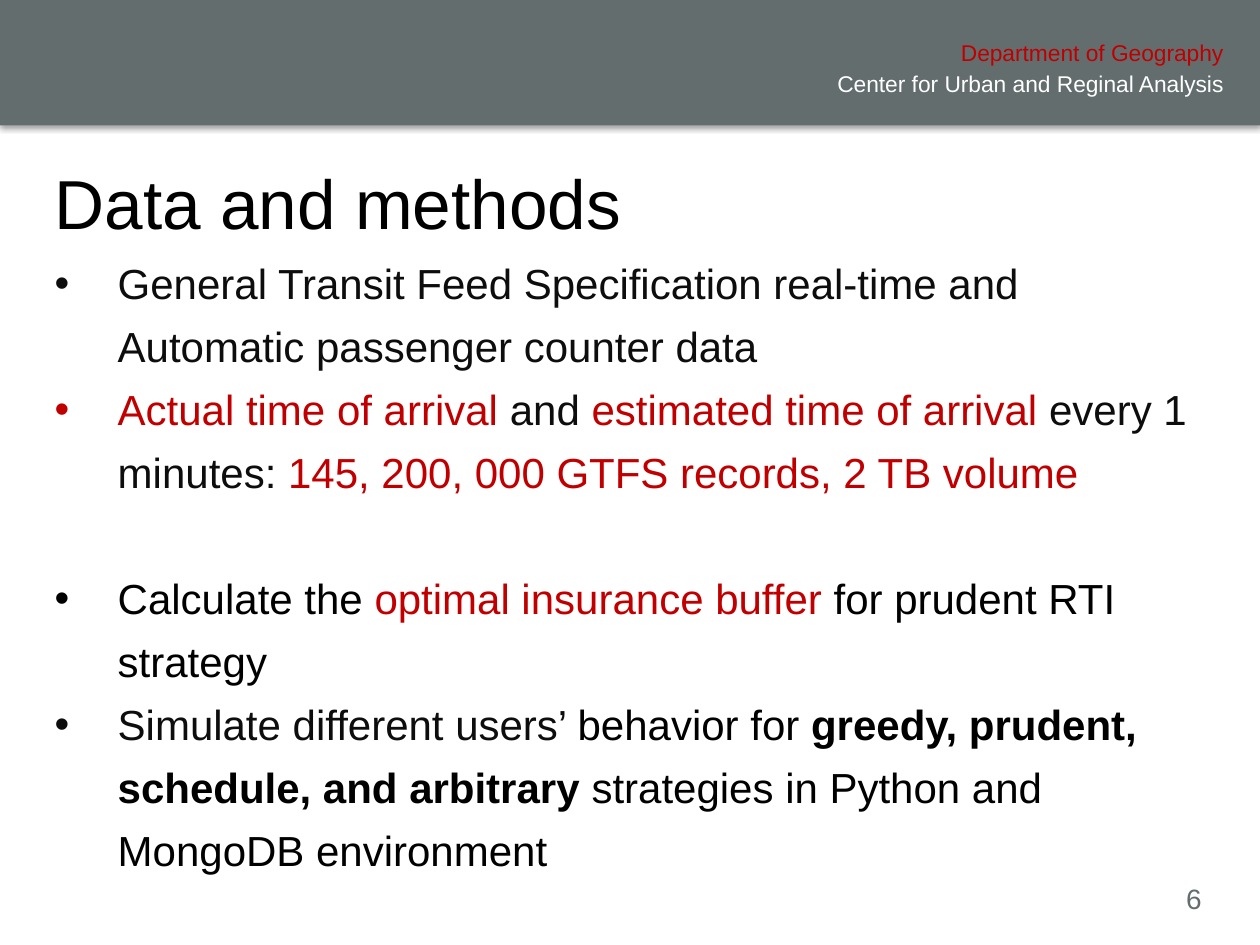
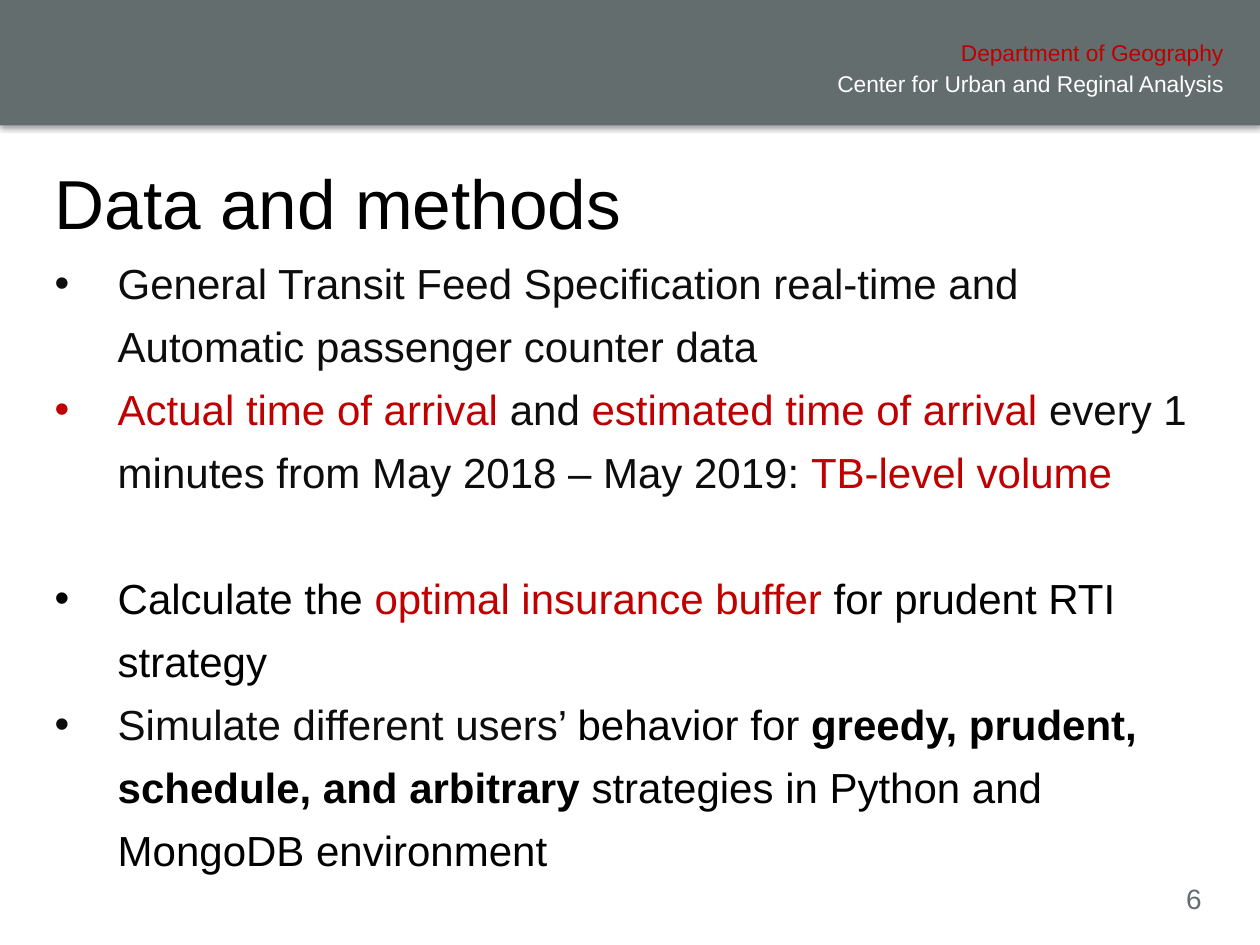
Before and after one commit to luyuliu/SmartTransit, a slide deck: slide 6 of document/AAG_presentation/presentation.pptx. Drawn at 1260x945 pixels with LibreOffice and Linux fonts; fonts in the diff are those of the drawing; background and template pictures are left out. Boxes give left, top, right and bottom in pixels: in the first picture for what was removed or moved away, otherwise in the second. Text is boxed around its words. In the diff, an @@ line names an element or a change of style, - is before the commit and + after.

```diff
--- a/document/AAG_presentation/presentation.pptx
+++ b/document/AAG_presentation/presentation.pptx
@@ text at bbox=[118, 394, 1186, 497]: text changed @@
-• Actual time of arrival and estimated time of arrival every 1 minutes: 145, 200, 000 GTFS records, 2 TB volume
+• Actual time of arrival and estimated time of arrival every 1 minutes from May 2018 – May 2019: TB-level volume
```
